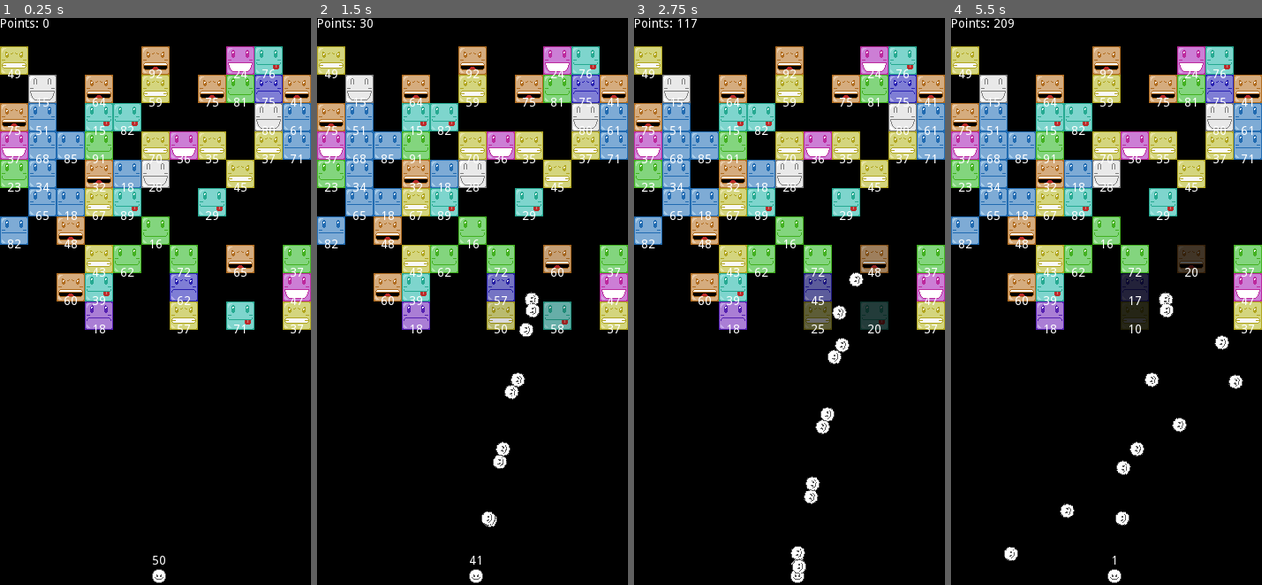
Above: before the commit, frames 1-4 (left to right).
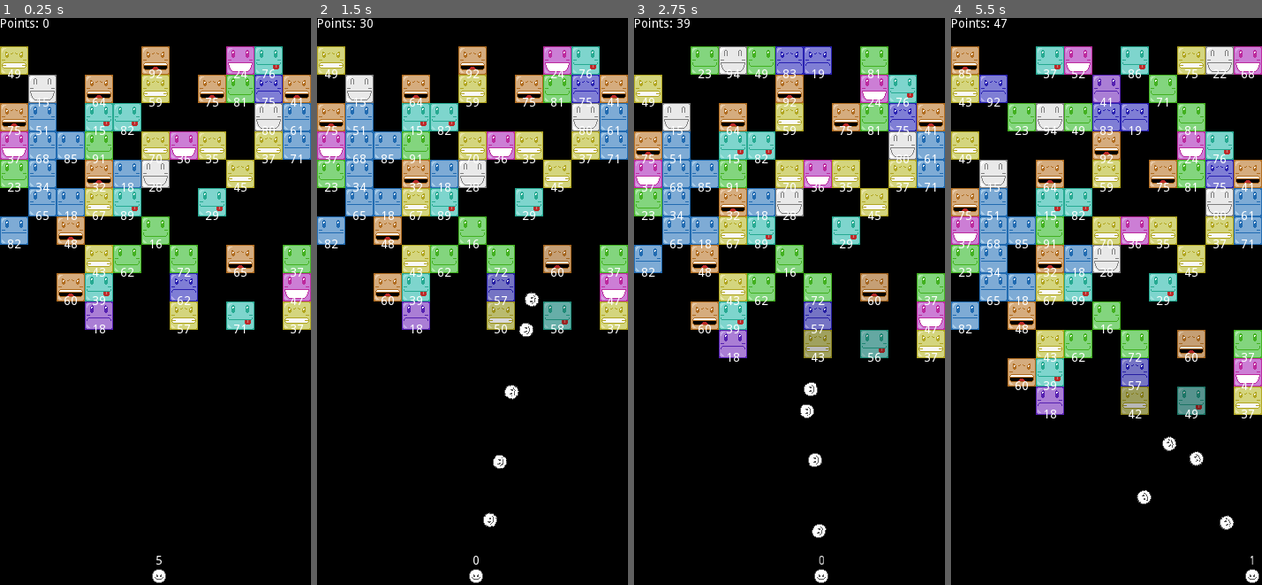
Above: after the commit, the same moments.

Repository: rafaelgdp/cute_brick
Game: Godot game, scene res://scenes/game.tscn
Two runs of this game, one before a commit and one after it. Both use one fixed random seed, a clock stepped at 60 frames per second and the inputs below.
Inputs (mouse positions are in pixels of both pictures, inside the frame that each line leads up to):
- Up to frame 1 (0.25 s): no input
- Up to frame 2 (1.5 s): tap Enter at 0.5 s; move the mouse to (540, 273) at 0.52 s; click (540, 273) at 0.6 s; move the mouse to (410, 329) at 1.27 s; click (410, 329) at 1.35 s
- Up to frame 3 (2.75 s): move the mouse to (820, 176) at 2.02 s; click (820, 176) at 2.1 s
- Up to frame 4 (5.5 s): move the mouse to (1090, 414) at 2.77 s; click (1090, 414) at 2.85 s; move the mouse to (1199, 386) at 3.52 s; click (1199, 386) at 3.6 s; move the mouse to (1013, 216) at 4.27 s; click (1013, 216) at 4.35 s; move the mouse to (1122, 301) at 5.02 s; click (1122, 301) at 5.1 s

The runs differ from the first frame. In frame 1, less than 0.1% of the frame differs, in the area x 49-54%, y 94-97%; in frame 2, 0.4%; in frame 3, 37%; in frame 4, 43%, in the area x 0-100%, y 0-100%.

Commit message:
Fixed game over instance

Diff:
--- a/project.godot
+++ b/project.godot
@@ -18,6 +18,10 @@
 config/name="cute_brick"
 run/main_scene="res://scenes/game.tscn"
 config/icon="res://icon.png"
+
+[autoload]
+
+SIGN="*res://scripts/notification.gd"
 
 [display]
 
--- a/scenes/ball.tscn
+++ b/scenes/ball.tscn
@@ -9,7 +9,9 @@
 [sub_resource type="CircleShape2D" id=2]
 radius = 8.5
 
-[node name="ball" type="KinematicBody2D"]
+[node name="ball" type="KinematicBody2D" groups=[
+"balls",
+]]
 collision_layer = 8
 collision_mask = 7
 script = ExtResource( 1 )
--- a/scenes/block.tscn
+++ b/scenes/block.tscn
@@ -7,7 +7,7 @@
 [ext_resource path="res://sounds/frogblock01.wav" type="AudioStream" id=5]
 
 [sub_resource type="RectangleShape2D" id=1]
-extents = Vector2( 18, 18 )
+extents = Vector2( 17, 17 )
 
 [sub_resource type="Shader" id=2]
 code = "shader_type canvas_item;
--- a/scenes/game.tscn
+++ b/scenes/game.tscn
@@ -1,80 +1,40 @@
-[gd_scene load_steps=13 format=2]
+[gd_scene load_steps=9 format=2]
 
 [ext_resource path="res://scripts/game.gd" type="Script" id=1]
-[ext_resource path="res://scenes/shoot.tscn" type="PackedScene" id=2]
 [ext_resource path="res://scripts/hit_bottom.gd" type="Script" id=3]
 [ext_resource path="res://sprites/ball.png" type="Texture" id=4]
-[ext_resource path="res://fonts/PressStart2P-Regular.ttf" type="DynamicFontData" id=5]
 
-[sub_resource type="DynamicFont" id=1]
-size = 20
-font_data = ExtResource( 5 )
-
-[sub_resource type="DynamicFont" id=7]
-size = 12
-font_data = ExtResource( 5 )
+[sub_resource type="RectangleShape2D" id=1]
+extents = Vector2( 180, 10 )
 
 [sub_resource type="RectangleShape2D" id=2]
+extents = Vector2( 10, 320 )
+
+[sub_resource type="RectangleShape2D" id=3]
 extents = Vector2( 180, 10 )
 
-[sub_resource type="RectangleShape2D" id=3]
-extents = Vector2( 10, 320 )
-
 [sub_resource type="RectangleShape2D" id=4]
-extents = Vector2( 180, 10 )
+extents = Vector2( 180, 11 )
 
 [sub_resource type="RectangleShape2D" id=5]
-extents = Vector2( 180, 11 )
-
-[sub_resource type="RectangleShape2D" id=6]
 extents = Vector2( 10, 320 )
 
 [node name="game" type="Node2D"]
 script = ExtResource( 1 )
-
-[node name="label_node" type="Node2D" parent="."]
-z_index = 1
-
-[node name="game_over_label" type="Label" parent="label_node"]
-visible = false
-margin_left = 132.0
-margin_top = 181.0
-margin_right = 228.0
-margin_bottom = 224.0
-custom_fonts/font = SubResource( 1 )
-text = "GAME OVER"
-align = 1
-valign = 1
-autowrap = true
-__meta__ = {
-"_edit_use_anchors_": false
-}
-
-[node name="go_pts_label" type="Label" parent="label_node/game_over_label"]
-margin_left = -111.0
-margin_top = 52.0
-margin_right = 203.0
-margin_bottom = 68.0
-custom_fonts/font = SubResource( 7 )
-align = 1
-valign = 1
-__meta__ = {
-"_edit_use_anchors_": false
-}
 
 [node name="top" type="StaticBody2D" parent="."]
 position = Vector2( 180, -10 )
 collision_mask = 8
 
 [node name="collision" type="CollisionShape2D" parent="top"]
-shape = SubResource( 2 )
+shape = SubResource( 1 )
 
 [node name="left" type="StaticBody2D" parent="."]
 position = Vector2( -10, 320 )
 collision_mask = 8
 
 [node name="collision" type="CollisionShape2D" parent="left"]
-shape = SubResource( 3 )
+shape = SubResource( 2 )
 
 [node name="bottom" type="StaticBody2D" parent="."]
 position = Vector2( 180, 650 )
@@ -114,14 +74,6 @@
 "_edit_use_anchors_": false
 }
 
-[node name="shoot" parent="." instance=ExtResource( 2 )]
-position = Vector2( 180, 630 )
-
-[node name="muzzle" type="Position2D" parent="shoot"]
-
-[node name="interval" type="Timer" parent="shoot"]
-wait_time = 0.1
-
 [node name="pts_label" type="Label" parent="."]
 margin_right = 40.0
 margin_bottom = 14.0
@@ -129,4 +81,3 @@
 __meta__ = {
 "_edit_use_anchors_": false
 }
-[connection signal="timeout" from="shoot/interval" to="shoot" method="_on_interval_timeout"]
--- /dev/null
+++ b/scenes/game_over.tscn
@@ -0,0 +1,85 @@
+[gd_scene load_steps=6 format=2]
+
+[ext_resource path="res://fonts/PressStart2P-Regular.ttf" type="DynamicFontData" id=1]
+[ext_resource path="res://scripts/new_game.gd" type="Script" id=2]
+
+[sub_resource type="DynamicFont" id=1]
+size = 20
+font_data = ExtResource( 1 )
+
+[sub_resource type="DynamicFont" id=2]
+size = 12
+font_data = ExtResource( 1 )
+
+[sub_resource type="DynamicFont" id=3]
+font_data = ExtResource( 1 )
+
+[node name="label_node" type="Node2D"]
+z_index = 1
+script = ExtResource( 2 )
+
+[node name="rect" type="ColorRect" parent="."]
+margin_right = 352.0
+margin_bottom = 640.0
+focus_mode = 1
+mouse_filter = 2
+color = Color( 0, 0, 0, 0.466667 )
+__meta__ = {
+"_edit_use_anchors_": false
+}
+
+[node name="game_over_label" type="Label" parent="."]
+margin_left = 132.0
+margin_top = 181.0
+margin_right = 228.0
+margin_bottom = 224.0
+custom_fonts/font = SubResource( 1 )
+text = "GAME OVER"
+align = 1
+valign = 1
+autowrap = true
+__meta__ = {
+"_edit_use_anchors_": false
+}
+
+[node name="go_pts_label" type="Label" parent="game_over_label"]
+margin_left = -111.0
+margin_top = 52.0
+margin_right = 203.0
+margin_bottom = 68.0
+custom_fonts/font = SubResource( 2 )
+align = 1
+valign = 1
+__meta__ = {
+"_edit_use_anchors_": false
+}
+
+[node name="new_game" type="Button" parent="game_over_label"]
+margin_left = -15.0
+margin_top = 90.0
+margin_right = 113.0
+margin_bottom = 110.0
+mouse_filter = 1
+shortcut_in_tooltip = false
+action_mode = 0
+flat = true
+__meta__ = {
+"_edit_use_anchors_": false
+}
+
+[node name="new_game_label" type="Label" parent="game_over_label/new_game"]
+margin_top = 45.0
+margin_right = 128.0
+margin_bottom = 61.0
+focus_mode = 2
+mouse_filter = 1
+custom_fonts/font = SubResource( 3 )
+text = "New Game"
+align = 1
+valign = 1
+__meta__ = {
+"_edit_use_anchors_": false
+}
+[connection signal="pressed" from="game_over_label/new_game" to="." method="_on_new_game_pressed"]
+[connection signal="mouse_entered" from="game_over_label/new_game/new_game_label" to="." method="_on_new_game_label_mouse_entered"]
+[connection signal="mouse_exited" from="game_over_label/new_game/new_game_label" to="." method="_on_new_game_label_mouse_exited"]
--- a/scenes/shoot.tscn
+++ b/scenes/shoot.tscn
@@ -5,10 +5,18 @@
 [sub_resource type="CircleShape2D" id=1]
 radius = 8.25154
 
-[node name="shoot" type="KinematicBody2D"]
-collision_layer = 8
-collision_mask = 7
+[node name="shoot" type="KinematicBody2D" groups=[
+"muzzle",
+]]
+collision_layer = 0
+collision_mask = 0
 script = ExtResource( 1 )
 
 [node name="collision" type="CollisionShape2D" parent="."]
 shape = SubResource( 1 )
+
+[node name="muzzle" type="Position2D" parent="."]
+
+[node name="interval" type="Timer" parent="."]
+wait_time = 0.1
+[connection signal="timeout" from="interval" to="." method="_on_interval_timeout"]
--- a/scripts/ball.gd
+++ b/scripts/ball.gd
@@ -3,6 +3,10 @@
 export (int) var speed = 800
 var velocity = Vector2()
 var damage = 1
+
+func _ready():
+	SIGN.connect("free_b_node" , self , "on_free_b_node")
+	self.add_to_group("balls")
 
 func start(pos , dir):
 	rotation = dir
@@ -19,3 +23,15 @@
 		area.hit(damage , self)
 	if area.has_method("hit_bottom"):
 		area.hit_bottom(self)
+
+func on_free_b_node(node):
+	if node.is_in_group("balls"):
+		node.remove_from_group("balls")
+		node.queue_free()
+	else:
+		pass
+	var g = get_tree().get_nodes_in_group("balls")
+	if g.size() == 0:
+		SIGN.emit_signal("recharge" , true)
+		SIGN.emit_signal("brick_down")
+		SIGN.emit_signal("b_node_freed")
--- a/scripts/block.gd
+++ b/scripts/block.gd
@@ -12,6 +12,8 @@
 304, #8
 336  #9
 ]
+
+signal bonus_pts(bonus)
 
 func _ready():
 	var sprite = $sprite.get_material().duplicate(true)
@@ -30,7 +32,6 @@
 	preload("res://sprites/10th_level_block.png")  #9
 	]
 
-#	var skin_pos = pos_y_idx.find(int(self.global_position.y))
 	randomize()
 	var skin_pos = randi()%9
 	$sprite.set_texture(skin[skin_pos])
@@ -51,6 +52,7 @@
 	$collision.queue_free()
 	$label_node.queue_free()
 	yield($destroyed , "finished")
+	emit_signal("bonus_pts" , 10)
 	self.queue_free()
 
 func _on_area_area_entered(area):
--- a/scripts/game.gd
+++ b/scripts/game.gd
@@ -1,9 +1,18 @@
 extends Node2D
 
+# onready vars
+# preload the blocks, the shooter and game over menu
 onready var pre_brick = preload("res://scenes/block.tscn")
+onready var pre_shoot = preload("res://scenes/shoot.tscn")
+onready var pre_game_over = preload("res://scenes/game_over.tscn")
+
 var stop = false
 var total_pts = 0
+var pts_counter = 0
+var shoot_node = null
+var go_node = null
 
+#
 var brick_x_idx = [
 16,  #0
 48,  #1
@@ -30,34 +39,37 @@
 336  #9
 ]
 
+# Signals
 signal stop_shoot(state)
-signal shade_all(shade)
+signal add_health()
 
 func _ready():
+# Call add_bricks to add the initial blocks
 	add_bricks(brick_y_idx.size())
+	add_shooter()
 
-	$shoot.connect("empty" , $bottom/area , "on_empty")
-	$bottom/area.connect("recharge" , $shoot , "on_recharge")
-	$bottom/area.connect("game_over" , self , "on_game_over")
-	$bottom/area.connect("brick_down" , self , "on_brick_down")
-	self.connect("stop_shoot" , $shoot , "on_stop_shoot")
+# Connections to signals
+#	$bottom/area.connect("recharge" , $shoot , "on_recharge")
+	SIGN.connect("game_over" , self , "on_game_over")
+	SIGN.connect("brick_down" , self , "on_brick_down")
+	SIGN.connect("new_game" , self , "on_new_game")
+	SIGN.connect("update_cartridge" , self , "on_update_cartridge")
 
 func _draw():
 	draw_rect(Rect2(Vector2(0,0),Vector2(352,640)),Color(0,0,0,1),true)
 
-func on_brick_down():
-	if stop == false:
-		var br = get_tree().get_nodes_in_group("bricks")
-		for i in range(0 , br.size()):
-			br[i].position.y += 32
-
-		add_bricks(1)
-
 func _process(delta):
 	$pts_label.text = str("Points: " , total_pts)
+	self.update()
 
-func on_pts(pts):
-	total_pts += pts
+# 'Add' functions
+# Add the shooter and the blocks
+# Store the nodes in the groups "muzzle" and "bricks" respectively
+func add_shooter():
+	var s = pre_shoot.instance()
+	s.add_to_group("muzzle")
+	s.global_position = Vector2(180 , 630)
+	call_deferred("add_child" , s)
 
 func add_bricks(y):
 	var brick_y_size = y
@@ -69,18 +81,102 @@
 			if add_brick == 1 or add_brick == 2:
 				var brick = pre_brick.instance()
 				brick.global_position = Vector2(brick_x_idx[i],brick_y_idx[l])
-				add_child(brick)
+				call_deferred("add_child" , brick)
 				brick.add_to_group("bricks")
 				brick.get_node("area").connect("pts" , self , "on_pts")
+				brick.connect("bonus_pts" , self , "on_bonus_pts")
+				self.connect("add_health" , brick.get_node("area") , "on_add_health")
 
+# Function on_brick_down()
+# Controls how the blocks go down
+func on_brick_down():
+	if stop == false:
+		var br = get_tree().get_nodes_in_group("bricks")
+		for i in range(0 , br.size()):
+			br[i].position.y += 32
+
+		add_bricks(1)
+
+# Points functions
+# Updates the points and points counter
+# Emits signal "add_health" to update the difficulty of the game,
+# making blocks healthier
+func on_pts(pts):
+	total_pts += pts
+	pts_counter += pts
+	if pts_counter == 10000:
+		emit_signal("add_health")
+		pts_counter = 0
+
+# Increases total_pts when a block is destroyed
+func on_bonus_pts(bonus):
+	total_pts += bonus
+
+func on_update_cartridge(cartridge):
+	$shoot_sprite/shoot_label.text = cartridge
+
+# Function on_game_over()
+# Display game over screen, hide block health
+# and queue_free() the shooter when the game is over
 func on_game_over():
 	stop = true
-	$shoot/interval.stop()
-	$shoot.visible = false
+
+	# Hide blocks health points
+	var b_roll = get_tree().get_nodes_in_group("bricks")
+	for i in b_roll:
+		i.get_node("label_node").visible = false
+
+	# Queue free the shooter
+	# Hides the shooter sprite
+	var m = get_tree().get_nodes_in_group("muzzle")
+	m[0].queue_free()
 	$shoot_sprite.visible = false
-	$label_node/game_over_label.visible = true
-	$label_node/game_over_label/go_pts_label.text = str("Total Points\n" , total_pts)
-	for i in get_tree().get_nodes_in_group("bricks"):
-		i.get_node("sprite").material.set_shader_param("show" , 0.1)
-		i.get_node("label_node").visible = false
-	emit_signal("stop_shoot" , false)
+
+	# Add the game over display into the scene
+	if go_node == null:
+		print("1")
+		add_display()
+	else:
+		pass
+#		print("2")
+#		print(get_tree().root.find_node(str(go_node.name)))
+#		if !go_node.is_inside_tree():
+#			add_display()
+#		else:
+#			print("3")
+#			pass
+
+
+func add_display():
+	go_node = pre_game_over.instance()
+	print("go_node: " , go_node.name)
+	call_deferred("add_child" , go_node)
+	go_node.get_node("game_over_label/go_pts_label").text = str("Total Points\n" , total_pts)
+
+# Function
+func on_new_game():
+	stop = false
+	go_node = null
+	# Resets the points e points counter
+	total_pts = 0
+	pts_counter = 0
+
+	# Clear the blocks
+	var b = get_tree().get_nodes_in_group("bricks")
+	for i in b:
+		i.queue_free()
+		i.remove_from_group("bricks")
+
+	# Add blocks again
+	add_bricks(brick_y_idx.size())
+
+	# Add shooter again
+	var s = pre_shoot.instance()
+	s.add_to_group("muzzle")
+	s.global_position = Vector2(180 , 630)
+	get_parent().call_deferred("add_child" , s)
+	$shoot_sprite.visible = true
+
+	# Queue free game over node from scene
+	SIGN.emit_signal("clear_screen")
+	$shoot_sprite.global_position = Vector2(180 , 630)
--- a/scripts/hit_block.gd
+++ b/scripts/hit_block.gd
@@ -4,7 +4,8 @@
 signal hitted(display)
 signal pts(qt)
 
-onready var init_health : float = randi() % 80 + 15
+var health_idx = 80
+onready var init_health : float = randi() % health_idx + 15
 onready var health : float = init_health
 
 func _ready():
@@ -18,5 +19,9 @@
 	if health <= 0:
 		emit_signal("destroyed")
 
+func on_add_health():
+	health_idx += 1
+	print("health_idx: " , health_idx)
+
 func _process(delta):
 	$"../label_node/label".text = str(health)
--- a/scripts/hit_bottom.gd
+++ b/scripts/hit_bottom.gd
@@ -2,24 +2,22 @@
 
 var wait_hit = true
 
-signal recharge(waiting)
-signal game_over
-signal brick_down
-
 func _ready():
-	pass
+	SIGN.connect("b_node_freed" , self , "on_b_node_freed")
 
 func hit_bottom(node):
 	if wait_hit == true:
 		$"../../shoot_sprite".position = Vector2(node.position.x , 630)
 		wait_hit = false
-	node.queue_free()
-	var g = get_tree().get_nodes_in_group("balls")
-	if g.size() == 1:
-		$"../../shoot".position = Vector2($"../../shoot_sprite".position.x , 630)
+	SIGN.emit_signal("free_b_node" , node)
+
+func on_b_node_freed():
+	var m = get_tree().get_nodes_in_group("muzzle")
+	if m.size() == 0:
+		pass
+	else:
+		m[0].position = Vector2($"../../shoot_sprite".position.x , 630)
 		wait_hit = true
-		emit_signal("recharge" , true)
-		emit_signal("brick_down")
 
 func touch_bottom(node):
-	emit_signal("game_over")
+	SIGN.emit_signal("game_over")
--- /dev/null
+++ b/scripts/new_game.gd
@@ -0,0 +1,20 @@
+extends Node2D
+
+onready var new_game_label = $game_over_label/new_game/new_game_label
+
+func _ready():
+	SIGN.connect("clear_screen" , self , "on_clear_screen")
+	print("rect: " , $rect.color)
+
+
+func _on_new_game_pressed():
+	SIGN.emit_signal("new_game")
+
+func _on_new_game_label_mouse_entered():
+	new_game_label.add_color_override("font_color" , Color(1,0,0,1))
+
+func _on_new_game_label_mouse_exited():
+	new_game_label.add_color_override("font_color" , Color(1,1,1,1))
+
+func on_clear_screen():
+	self.queue_free()
--- /dev/null
+++ b/scripts/notification.gd
@@ -0,0 +1,13 @@
+extends Node
+
+signal recharge(waiting)
+signal new_game
+signal update_cartridge(cartridge)
+signal clear_screen
+signal brick_down
+signal free_b_node(node)
+signal b_node_freed
+signal game_over
+
+func _ready():
+	pass
--- a/scripts/shoot.gd
+++ b/scripts/shoot.gd
@@ -3,17 +3,20 @@
 
 var ball = preload("res://scenes/ball.tscn")
 var velocity = Vector2()
-export (int) var init_cartridge = 50
+export (int) var init_cartridge = 5
 var cartridge = init_cartridge
 var initial_pos = Vector2()
 var wait = true
 
 func _ready():
-	pass
+	add_to_group("muzzle")
+	SIGN.connect("recharge" , self , "on_recharge")
+
 
 func get_input():
 	velocity = Vector2()
-	if Input.is_action_just_pressed("ui_shoot"):
+	var m_input = Input.is_action_just_pressed("ui_shoot")
+	if m_input:
 		if wait:
 			initial_pos = get_global_mouse_position() - $muzzle.global_position
 			wait = false
@@ -24,13 +27,12 @@
 func shoot():
 	if cartridge > 0:
 		var b = ball.instance()
-		b.add_to_group("balls")
 		var dir = initial_pos
 		if dir.length() > 5:
 			rotation = dir.angle()
 			velocity = move_and_slide(velocity)
 		b.start($muzzle.global_position , rotation)
-		get_parent().add_child(b)
+		get_parent().call_deferred("add_child" , b)
 		cartridge -= 1
 		$interval.start()
 	if cartridge == 0:
@@ -41,7 +43,9 @@
 		get_input()
 	else:
 		pass
-	$"../shoot_sprite/shoot_label".text = str(cartridge)
+	var str_cart = str(cartridge)
+	SIGN.emit_signal("update_cartridge" , str_cart)
+#	$"../shoot_sprite/shoot_label".text = str(cartridge)
 
 func _on_interval_timeout():
 	shoot()
Not shown, changed: export_presets.cfg
Not shown: 2 places in scenes/game.tscn that only renumber resources
